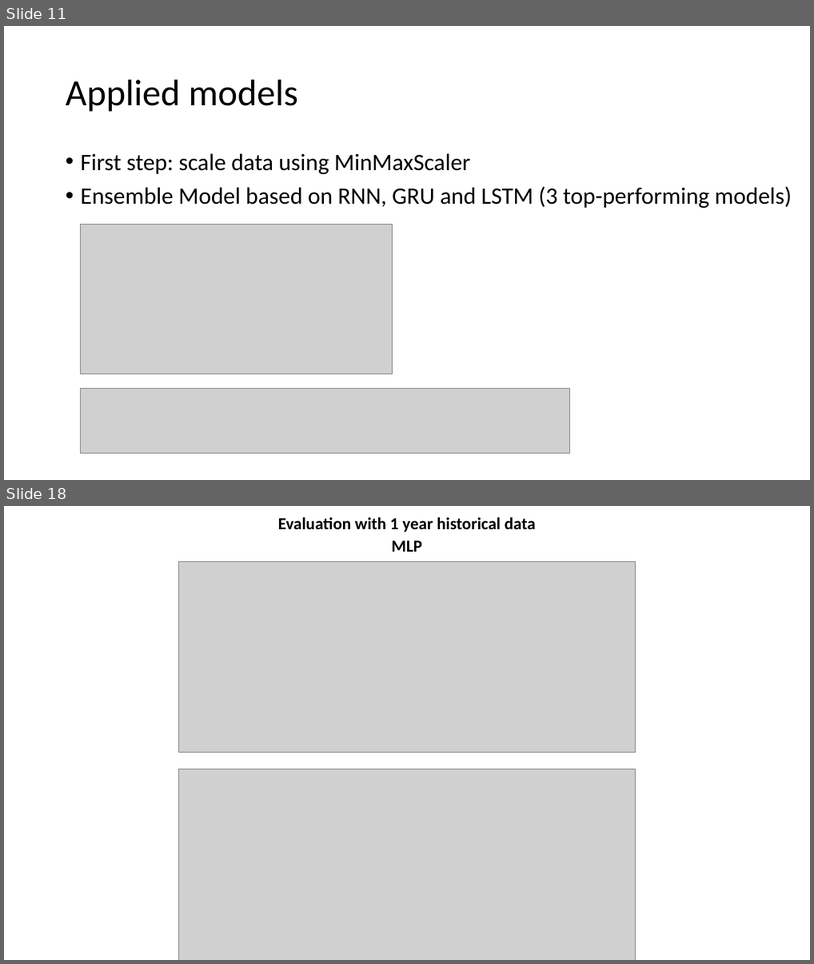
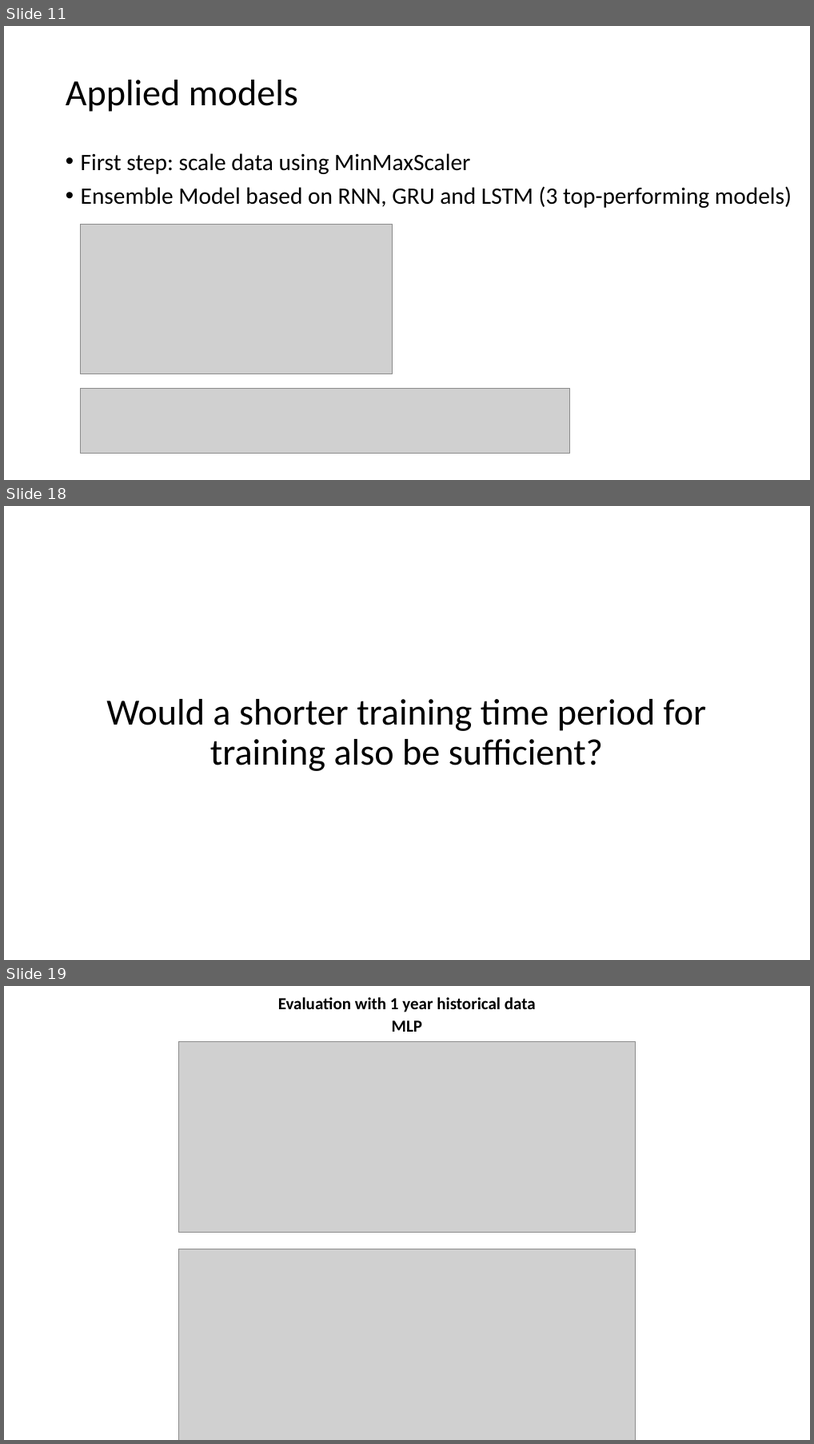
Before and after one commit to sfremerey/backprophet, a slide deck: Backprophet.pptx. Shown one above the other, each under a label of ours: slides 11 and 18 before the commit, slides 11, 18 and 19 after it; the slides between them are not shown. The pictures are 814x964 and 814x1444 pixels, drawn with LibreOffice and Linux fonts; fonts in the diff are those of the drawing; grey boxes stand for pictures. Boxes give left, top, right and bottom in pixels: in the first picture for what was removed or moved away, otherwise in the second. Text is boxed around its words. In the diff, an @@ line names an element or a change of style, - is before the commit and + after.

```diff
--- a/Backprophet.pptx
+++ b/Backprophet.pptx
@@ slide 18 added at (4, 506, 810, 960), background #FFFFFF @@
@@ title added at (106, 699, 707, 771), 44 pt, text #000000 @@
+Would a shorter training time period for training also be sufficient?
@@ what was slide 18 is now slide 19 @@
```
Also in this commit, not shown: 9 slides changed.
